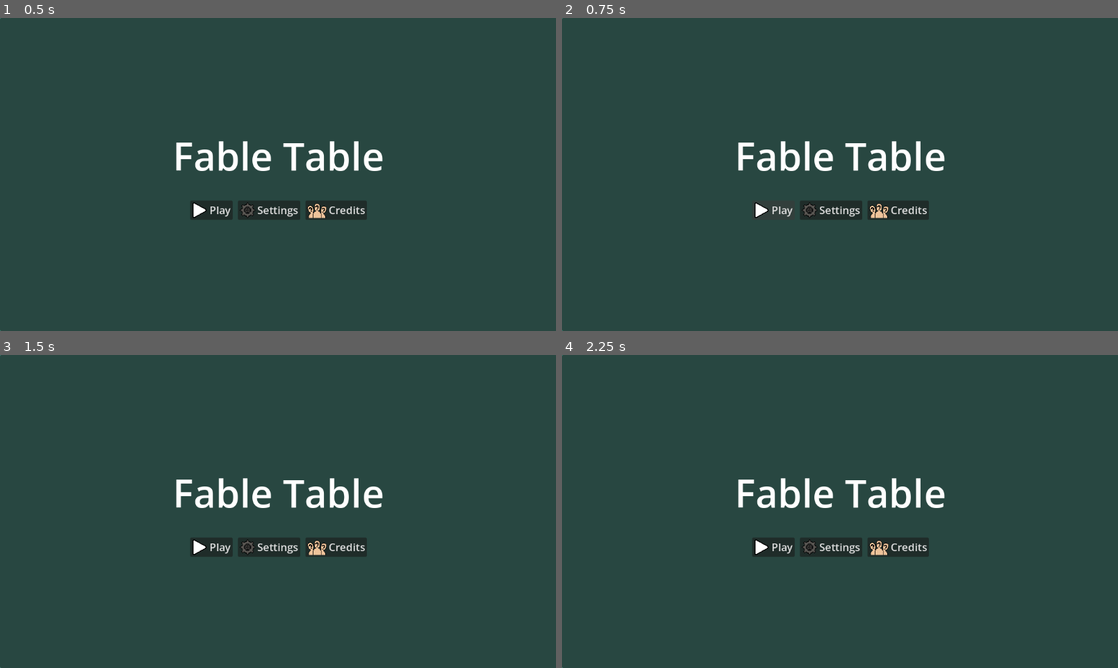
Above: before the commit, frames 1-4 (two rows, left to right).
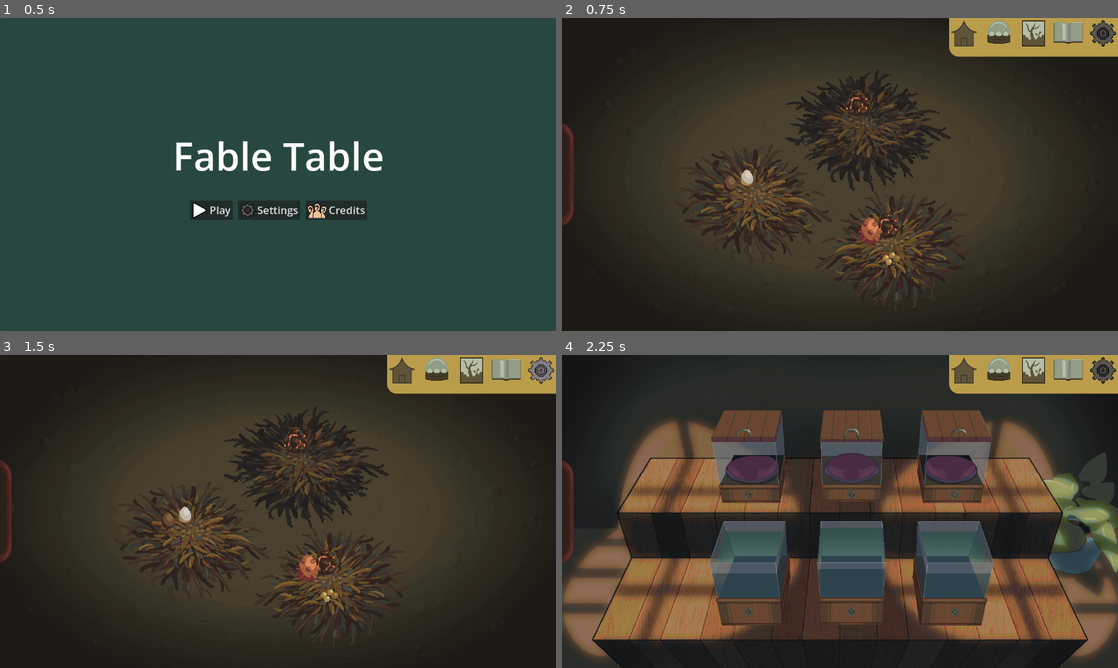
Above: after the commit, the same moments.

Repository: FrostyEmby/cafe-dot-secret-ingredient
Game: Godot game, scene res://scenes/main_menu.tscn
Two runs of this game, one before a commit and one after it. Both use one fixed random seed, a clock stepped at 60 frames per second and the inputs below. Sound files missing from this copy of the repository are replaced by a short silence.
Inputs (mouse positions are in pixels of both pictures, inside the frame that each line leads up to):
- Up to frame 1 (0.5 s): no input
- Up to frame 2 (0.75 s): click "Play" at 0.5 s
- Up to frame 3 (1.5 s): click (400, 373) at 1.27 s
- Up to frame 4 (2.25 s): click (1001, 373) at 2.02 s

Frame 1 is identical in both runs. In frame 2, 98% of the frame differs, in the area x 0-100%, y 0-100%; in frame 3, 98%; in frame 4, 91%.
Error before the commit: Invalid assignment of property or key 'main_exit' with value of type 'bool' on a base object of type 'null instance'. (res://scripts/main_menu.gd:9)

Commit message:
small file name fixes

Diff:
--- a/resources/bestiary-data.tres
+++ b/resources/bestiary-data.tres
@@ -2,13 +2,32 @@
 
 [ext_resource type="Script" uid="uid://cqr8dj8toeqen" path="res://scripts/templates/creature-stats.gd" id="1_1jxg1"]
 [ext_resource type="Script" uid="uid://domapwhce8b8o" path="res://scripts/templates/bestiary-data.gd" id="1_8w2vk"]
-[ext_resource type="Resource" path="res://resources/creatures/fire-moth.tres" id="2_5aybs"]
+[ext_resource type="Resource" uid="uid://cp3qq1ccqtlf3" path="res://resources/creatures/01-magma-gulper.tres" id="2_w3hol"]
+[ext_resource type="Resource" uid="uid://dqrniorklwy2j" path="res://resources/creatures/02-obsidian.tres" id="3_jv7oo"]
 [ext_resource type="Resource" uid="uid://bgpacae1weki4" path="res://resources/creatures/06-electric-dragonfly.tres" id="3_wqog4"]
 [ext_resource type="Resource" uid="uid://bo03k2xsccltr" path="res://resources/creatures/17-bird-one.tres" id="4_gkyl6"]
-[ext_resource type="Resource" path="res://resources/creatures/nest-parasite.tres" id="5_5fwk7"]
+[ext_resource type="Resource" uid="uid://ddavsxcmlku88" path="res://resources/creatures/03-cool-bat.tres" id="4_jlwha"]
+[ext_resource type="Resource" uid="uid://cu62ssdrukce8" path="res://resources/creatures/04-caulilizard.tres" id="5_omqdf"]
 [ext_resource type="Resource" uid="uid://ddvixqmre33gs" path="res://resources/creatures/05-vitaruga.tres" id="6_bmmyl"]
+[ext_resource type="Resource" uid="uid://2q4jivnlayxv" path="res://resources/creatures/07-wild-trio.tres" id="8_pxkns"]
+[ext_resource type="Resource" uid="uid://gifsb8c5be5f" path="res://resources/creatures/08-honey-glider.tres" id="9_m7i71"]
+[ext_resource type="Resource" uid="uid://d02epy2ondgyt" path="res://resources/creatures/09-tyrian-snail.tres" id="10_2lwhj"]
+[ext_resource type="Resource" uid="uid://drd344unkl4hq" path="res://resources/creatures/10-carbunkle.tres" id="11_xvgpn"]
+[ext_resource type="Resource" uid="uid://bd2c01l4dr8bq" path="res://resources/creatures/11-unicorn.tres" id="12_6eyjw"]
+[ext_resource type="Resource" uid="uid://b0ob2wigdyo6" path="res://resources/creatures/12-mach-bird.tres" id="13_rwi6s"]
+[ext_resource type="Resource" uid="uid://dub1mj75le4c3" path="res://resources/creatures/13-shelled-slime.tres" id="14_uarl8"]
+[ext_resource type="Resource" uid="uid://csbq56k466ch8" path="res://resources/creatures/14-ocean-delight.tres" id="15_cimi5"]
+[ext_resource type="Resource" uid="uid://gkn4xcogk16b" path="res://resources/creatures/15-striped-clown.tres" id="16_ucoyq"]
+[ext_resource type="Resource" uid="uid://bcpddagykdk57" path="res://resources/creatures/16-sea-sausage.tres" id="17_vebbo"]
+[ext_resource type="Resource" uid="uid://cf5jnn6tn3is" path="res://resources/creatures/18-lazy-lizard.tres" id="19_w8v3f"]
+[ext_resource type="Resource" uid="uid://ddvvpkqrg1yt8" path="res://resources/creatures/19-windchaser.tres" id="20_onhdw"]
+[ext_resource type="Resource" uid="uid://btitcg53cxwl7" path="res://resources/creatures/20-mitten.tres" id="21_0xxix"]
+[ext_resource type="Resource" uid="uid://defob51xngan0" path="res://resources/creatures/21-flat-weasel.tres" id="22_jq02c"]
+[ext_resource type="Resource" uid="uid://b1r4e4p578ka3" path="res://resources/creatures/22-moose-shrew.tres" id="23_wjm4q"]
+[ext_resource type="Resource" uid="uid://cdptccsrx30e" path="res://resources/creatures/23-spiney-pig.tres" id="24_84m14"]
+[ext_resource type="Resource" uid="uid://6kmrgx31njis" path="res://resources/creatures/24-grain-bock.tres" id="25_vgt50"]
 
 [resource]
 script = ExtResource("1_8w2vk")
-creatures = Array[ExtResource("1_1jxg1")]([ExtResource("3_wqog4"), ExtResource("2_5aybs"), ExtResource("4_gkyl6"), ExtResource("5_5fwk7"), ExtResource("6_bmmyl")])
+creatures = Array[ExtResource("1_1jxg1")]([ExtResource("2_w3hol"), ExtResource("3_jv7oo"), ExtResource("4_jlwha"), ExtResource("5_omqdf"), ExtResource("6_bmmyl"), ExtResource("3_wqog4"), ExtResource("8_pxkns"), ExtResource("9_m7i71"), ExtResource("10_2lwhj"), ExtResource("11_xvgpn"), ExtResource("12_6eyjw"), ExtResource("13_rwi6s"), ExtResource("14_uarl8"), ExtResource("15_cimi5"), ExtResource("16_ucoyq"), ExtResource("17_vebbo"), ExtResource("4_gkyl6"), ExtResource("19_w8v3f"), ExtResource("20_onhdw"), ExtResource("21_0xxix"), ExtResource("22_jq02c"), ExtResource("23_wjm4q"), ExtResource("24_84m14"), ExtResource("25_vgt50")])
 metadata/_custom_type_script = "uid://domapwhce8b8o"
--- a/resources/nest1.tres
+++ b/resources/nest1.tres
@@ -3,7 +3,7 @@
 [ext_resource type="Script" uid="uid://br5o6wci85nr8" path="res://scripts/templates/egg-data.gd" id="1_dejo7"]
 [ext_resource type="Script" uid="uid://bgw7voc2pvri" path="res://scripts/templates/nest-data.gd" id="1_lpmfd"]
 [ext_resource type="Resource" uid="uid://bo03k2xsccltr" path="res://resources/creatures/17-bird-one.tres" id="2_tdp4d"]
-[ext_resource type="Resource" path="res://resources/creatures/fire-moth.tres" id="3_tdp4d"]
+[ext_resource type="Resource" uid="uid://btitcg53cxwl7" path="res://resources/creatures/20-mitten.tres" id="3_tdp4d"]
 
 [sub_resource type="Resource" id="Resource_0i4j1"]
 script = ExtResource("1_dejo7")
--- a/resources/nest2.tres
+++ b/resources/nest2.tres
@@ -4,7 +4,7 @@
 [ext_resource type="Resource" uid="uid://bo03k2xsccltr" path="res://resources/creatures/17-bird-one.tres" id="2_67w5p"]
 [ext_resource type="Resource" uid="uid://ddvixqmre33gs" path="res://resources/creatures/05-vitaruga.tres" id="2_wbu0j"]
 [ext_resource type="Script" uid="uid://bgw7voc2pvri" path="res://scripts/templates/nest-data.gd" id="3_1hp4v"]
-[ext_resource type="Resource" path="res://resources/creatures/nest-parasite.tres" id="3_21bdv"]
+[ext_resource type="Resource" uid="uid://bd2c01l4dr8bq" path="res://resources/creatures/11-unicorn.tres" id="3_wbu0j"]
 [ext_resource type="Resource" uid="uid://bgpacae1weki4" path="res://resources/creatures/06-electric-dragonfly.tres" id="4_u80px"]
 
 [sub_resource type="Resource" id="Resource_1hp4v"]
@@ -16,7 +16,7 @@
 [sub_resource type="Resource" id="Resource_wbu0j"]
 script = ExtResource("1_hhdhr")
 visibility = true
-species = ExtResource("3_21bdv")
+species = ExtResource("3_wbu0j")
 metadata/_custom_type_script = "uid://br5o6wci85nr8"
 
 [sub_resource type="Resource" id="Resource_21bdv"]
--- a/resources/nest3.tres
+++ b/resources/nest3.tres
@@ -3,11 +3,12 @@
 [ext_resource type="Script" uid="uid://bgw7voc2pvri" path="res://scripts/templates/nest-data.gd" id="1_1na5l"]
 [ext_resource type="Script" uid="uid://br5o6wci85nr8" path="res://scripts/templates/egg-data.gd" id="1_f8c3s"]
 [ext_resource type="Resource" uid="uid://bo03k2xsccltr" path="res://resources/creatures/17-bird-one.tres" id="2_1i0w2"]
+[ext_resource type="Resource" uid="uid://dqrniorklwy2j" path="res://resources/creatures/02-obsidian.tres" id="2_jjte4"]
 
 [sub_resource type="Resource" id="Resource_jjte4"]
 script = ExtResource("1_f8c3s")
 visibility = true
-species = ExtResource("2_1i0w2")
+species = ExtResource("2_jjte4")
 metadata/_custom_type_script = "uid://br5o6wci85nr8"
 
 [sub_resource type="Resource" id="Resource_03bfe"]
--- a/scenes/bestiary.tscn
+++ b/scenes/bestiary.tscn
@@ -12,6 +12,7 @@
 [ext_resource type="PackedScene" uid="uid://b085dkuk7uq8r" path="res://scenes/mini_menu.tscn" id="11_aig2i"]
 [ext_resource type="Texture2D" uid="uid://jsqxydg5pski" path="res://art/icons/forward-smal-hover.png" id="11_bfiq4"]
 [ext_resource type="Texture2D" uid="uid://blyiy4kc543nl" path="res://art/final props/FlipRightspritesheet.png" id="11_eapyg"]
+[ext_resource type="AudioStream" uid="uid://b7qejwtfkj86" path="res://sound/music/Scholar's knowledge.wav" id="13_7tv8b"]
 [ext_resource type="AudioStream" uid="uid://bsrsk2yub3n28" path="res://sound/sound effects/Flip 1.wav" id="13_bfiq4"]
 [ext_resource type="AudioStream" uid="uid://cvdiap1n6su4t" path="res://sound/sound effects/Flip 2.wav" id="14_viudg"]
 [ext_resource type="AudioStream" uid="uid://dohxroyto5wee" path="res://sound/sound effects/Flip 3.wav" id="15_q1xbv"]
@@ -651,6 +652,7 @@
 autostart = true
 
 [node name="Music" type="AudioStreamPlayer" parent="." unique_id=2100497846]
+stream = ExtResource("13_7tv8b")
 autoplay = true
 
 [node name="Flip 1" type="AudioStreamPlayer" parent="." unique_id=1613953430]
--- a/scenes/egg-collection.tscn
+++ b/scenes/egg-collection.tscn
@@ -11,50 +11,51 @@
 
 [sub_resource type="StyleBoxEmpty" id="StyleBoxEmpty_18w84"]
 
-[node name="Egg Collection" type="Control"]
+[node name="Egg Collection" type="Control" unique_id=1279119683]
 layout_mode = 3
 anchors_preset = 0
 script = ExtResource("1_w0elb")
 
-[node name="TextureRect" type="TextureRect" parent="."]
+[node name="TextureRect" type="TextureRect" parent="." unique_id=269439839]
 layout_mode = 0
 offset_right = 40.0
 offset_bottom = 40.0
 texture = ExtResource("2_m11xh")
 
-[node name="BoxContainer" type="BoxContainer" parent="."]
+[node name="BoxContainer" type="BoxContainer" parent="." unique_id=1170728713]
 layout_mode = 0
 offset_left = -176.0
 offset_right = 1152.0
 offset_bottom = 648.0
 
-[node name="HSplitContainer" type="HSplitContainer" parent="BoxContainer"]
+[node name="HSplitContainer" type="HSplitContainer" parent="BoxContainer" unique_id=1909969415]
 texture_filter = 1
 layout_mode = 2
 size_flags_horizontal = 3
 theme_override_icons/touch_dragger = ExtResource("7_vclnr")
 theme_override_styles/split_bar_background = SubResource("StyleBoxEmpty_18w84")
-split_offset = 200
+split_offsets = PackedInt32Array(200)
 dragger_visibility = 1
 touch_dragger_enabled = true
 drag_area_margin_begin = -80
 drag_area_offset = -18
+split_offset = 200
 
-[node name="Egg Shelf" parent="BoxContainer/HSplitContainer" instance=ExtResource("8_cwp2l")]
+[node name="Egg Shelf" parent="BoxContainer/HSplitContainer" unique_id=729667400 instance=ExtResource("8_cwp2l")]
 layout_mode = 2
 
-[node name="MarginContainer" type="MarginContainer" parent="BoxContainer/HSplitContainer"]
+[node name="MarginContainer" type="MarginContainer" parent="BoxContainer/HSplitContainer" unique_id=1960357504]
 custom_minimum_size = Vector2(952, 0)
 layout_mode = 2
 
-[node name="Nest1" parent="." instance=ExtResource("3_r7ts3")]
+[node name="Nest1" parent="." unique_id=1642692670 instance=ExtResource("3_r7ts3")]
 layout_mode = 0
 offset_left = 235.0
 offset_top = 262.0
 offset_right = 560.0
 offset_bottom = 518.0
 
-[node name="Nest2" parent="." instance=ExtResource("3_r7ts3")]
+[node name="Nest2" parent="." unique_id=615388703 instance=ExtResource("3_r7ts3")]
 layout_mode = 0
 offset_left = 524.0
 offset_top = 359.0
@@ -62,7 +63,7 @@
 offset_bottom = 615.0
 texture = ExtResource("7_fcwn1")
 
-[node name="Nest3" parent="." instance=ExtResource("3_r7ts3")]
+[node name="Nest3" parent="." unique_id=1337618919 instance=ExtResource("3_r7ts3")]
 layout_mode = 0
 offset_left = 463.0
 offset_top = 107.0
@@ -70,7 +71,7 @@
 offset_bottom = 363.0
 texture = ExtResource("8_6o0hv")
 
-[node name="Mini Menu" parent="." instance=ExtResource("2_1mlyo")]
+[node name="Mini Menu" parent="." unique_id=2131272578 instance=ExtResource("2_1mlyo")]
 layout_mode = 0
 offset_left = 802.0
 offset_right = 1152.0
--- a/scenes/incubator-room.tscn
+++ b/scenes/incubator-room.tscn
@@ -7,6 +7,7 @@
 [ext_resource type="PackedScene" uid="uid://bvmhui71lfmc4" path="res://scenes/incubators.tscn" id="4_83g0e"]
 [ext_resource type="PackedScene" uid="uid://bijfo0tkv3b3j" path="res://scenes/egg_gen.tscn" id="6_qyx4e"]
 [ext_resource type="PackedScene" uid="uid://b085dkuk7uq8r" path="res://scenes/mini_menu.tscn" id="8_ebtcn"]
+[ext_resource type="AudioStream" uid="uid://c7fl623semdyj" path="res://sound/music/Incubators.wav" id="8_lerr0"]
 
 [sub_resource type="StyleBoxEmpty" id="StyleBoxEmpty_ic351"]
 
@@ -61,6 +62,7 @@
 [node name="Egg-Gen" parent="." unique_id=1962189865 instance=ExtResource("6_qyx4e")]
 
 [node name="Music" type="AudioStreamPlayer" parent="." unique_id=827304512]
+stream = ExtResource("8_lerr0")
 autoplay = true
 
 [connection signal="hatch_select" from="Incubators" to="BoxContainer/HSplitContainer/Egg Shelf" method="_on_incubators_hatch_select"]
--- a/scenes/incubators.tscn
+++ b/scenes/incubators.tscn
@@ -7,7 +7,9 @@
 [ext_resource type="PackedScene" uid="uid://ctuxvuxm5oh0r" path="res://scenes/egg.tscn" id="4_oys6p"]
 [ext_resource type="Texture2D" uid="uid://b0eucqyuyd6ie" path="res://art/final props/incubators/dry incubator empty.png" id="5_4f4c5"]
 [ext_resource type="Texture2D" uid="uid://dvb27opx468ci" path="res://art/final props/incubators/dry hot incubator empty.png" id="6_jet3j"]
+[ext_resource type="Texture2D" uid="uid://kfwktxy1jynb" path="res://art/final props/incubators/wet cold incubator empty.png" id="8_4f4c5"]
 [ext_resource type="Texture2D" uid="uid://dil2kt4lafc5e" path="res://art/final props/incubators/wet incubator empty.png" id="8_vqtuv"]
+[ext_resource type="Texture2D" uid="uid://54i2da4jgx4b" path="res://art/final props/incubators/wet hot incubator empty.png" id="10_jet3j"]
 
 [sub_resource type="StyleBoxEmpty" id="StyleBoxEmpty_oh3qu"]
 
@@ -175,7 +177,7 @@
 texture_filter = 1
 layout_mode = 2
 theme_override_styles/normal = SubResource("StyleBoxTexture_jthp8")
-icon = ExtResource("8_vqtuv")
+icon = ExtResource("8_4f4c5")
 script = ExtResource("2_h5h8x")
 metadata/_custom_type_script = "uid://twclfrnswwp7"
 
@@ -251,7 +253,7 @@
 texture_filter = 1
 layout_mode = 2
 theme_override_styles/normal = SubResource("StyleBoxTexture_jthp8")
-icon = ExtResource("8_vqtuv")
+icon = ExtResource("10_jet3j")
 script = ExtResource("2_h5h8x")
 metadata/_custom_type_script = "uid://twclfrnswwp7"
 
--- a/scripts/egg.gd
+++ b/scripts/egg.gd
@@ -27,7 +27,7 @@
 func reset():
 	print("back to defaults")
 
-	info.species = load("res://resources/creatures/bird-one.tres")
+	info.species = load("res://resources/creatures/17-bird-one.tres")
 	info.hatch_time = info.species.hatch_time_secs
 	info.incubating = false
 	info.hatched = false
--- a/scripts/templates/egg-data.gd
+++ b/scripts/templates/egg-data.gd
@@ -2,7 +2,7 @@
 class_name EggData
 
 @export var visibility : bool = false
-@export var species : CreatureStats = load("res://resources/creatures/bird-one.tres")
+@export var species : CreatureStats = load("res://resources/creatures/17-bird-one.tres")
 @export var hatch_time : float = 15 #species.hatch_time_secs
 @export var incubating : bool = false
 @export var hatched : bool = false
Not shown: 1 places in scenes/egg-collection.tscn that only renumber resources
Not shown, added: sound/music/Scholar's knowledge.wav.import
